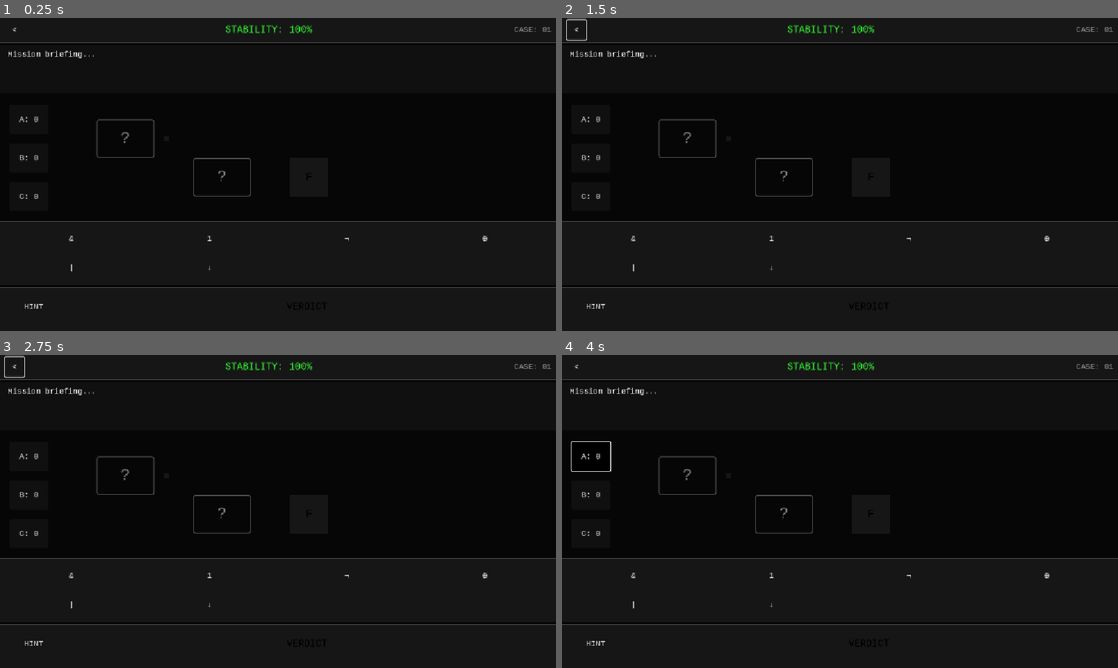
Above: before the commit, frames 1-4 (two rows, left to right).
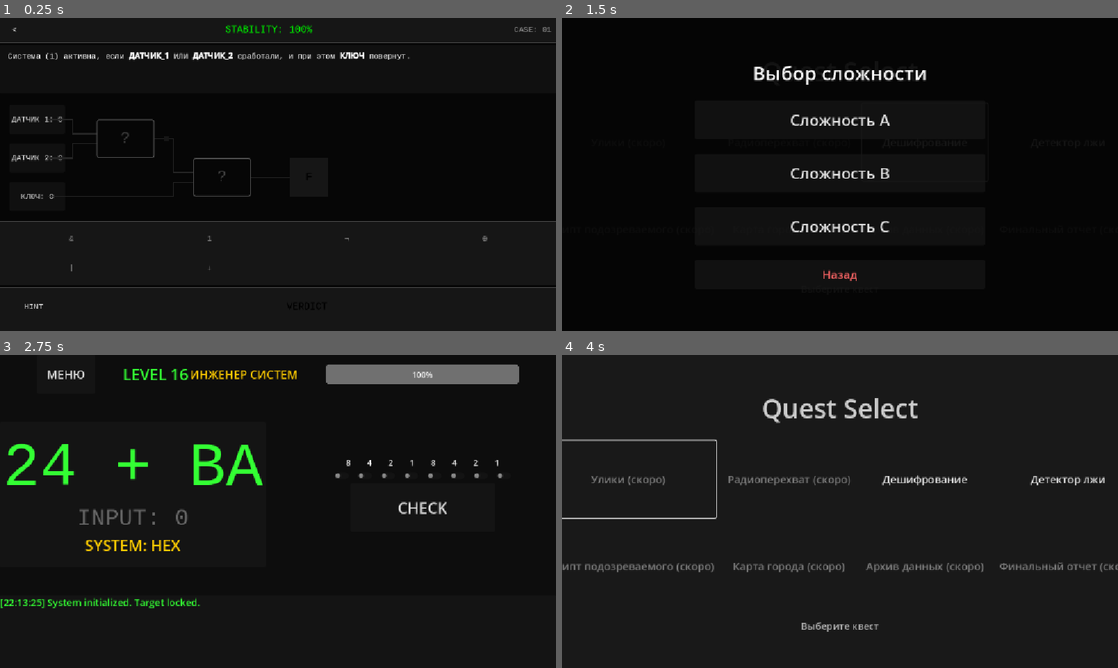
Above: after the commit, the same moments.

Repository: Nurik-dotcom/untmatric
Game: Godot game, scene res://scenes/LogicQuestB.tscn
Same seed, same stepped clock (60 frames per second), same inputs: the game is played once before the commit and once after it. This scene is started directly instead of the project's main scene.
Inputs (mouse positions are in pixels of both pictures, inside the frame that each line leads up to):
- Up to frame 1 (0.25 s): no input
- Up to frame 2 (1.5 s): click "<" at 0.5 s; click (923, 143) at 1.25 s, where only the run after the commit has a clickable "Дешифрование"
- Up to frame 3 (2.75 s): click (278, 511) at 2 s, where only the run after the commit has a clickable "Сложность B"
- Up to frame 4 (4 s): click (628, 373) at 2.75 s, where only the run after the commit has a clickable "МЕНЮ"; click (589, 455) at 3.5 s, where only the run before the commit has a clickable "A: 0"

The runs differ from the first frame. In frame 1, 1.5% of the frame differs, in the area x 1-88%, y 2-81%; in frame 2, 3.3%; in frame 3, 7.4%, in the area x 0-100%, y 0-93%; in frame 4, 5.7%.
Error before the commit: Parse Error: Key "story" was already used in this dictionary (at line 37). (res://scenes/LogicQuestB.gd:51)

Commit message:
Fix syntax error in LogicQuestB.gd
- Corrected malformed dictionary in `CASES` array (case B_03).
- Removed duplicate keys (`story`, `correct_gates`) and consolidated logic.
- Ensured `labels` match the final story text.

Co-authored-by: Nurik-dotcom <84225078+Nurik-dotcom@users.noreply.github.com>

Diff:
--- a/scenes/LogicQuestB.gd
+++ b/scenes/LogicQuestB.gd
@@ -34,26 +34,9 @@
 	{
 		"id": "B_03",
 		"layout": LAYOUT_CASCADE_TOP,
-		"story": "Запуск (1): Нужен [b]КОД_А[/b] и [b]КОД_B[/b], но [b]БЛОКИРОВКА[/b] должна быть снята (0).",
-		"labels": ["КОД А", "КОД B", "БЛОК"],
-		# A and B -> Res. Res and (NOT C)? Wait, we don't have a NOT gate on wire C in layout.
-		# We must use logic gates. "And NOT C" is impossible without a NOT gate or specific logic.
-		# Maybe "Res AND Block" where Block is 0? No, that gives 0.
-		# Maybe we use a specific gate combination?
-		# Or rely on "Blocking is OFF (0)" implies we need a gate that gives 1 when C=0.
-		# Example: (A AND B) ... C. If C=0, we want 1. If C=1, we want 0.
-		# (Res) AND (NOT C) -> If we can't place NOT, maybe we use a gate like...
-		# Actually, let's keep it simple for now or assume NOT is available as a chip.
-		# Case: "Code A XOR Code B" then "OR Key".
-		"correct_gates": [GATE_AND, GATE_XOR], # Just a placeholder logic for now to match story roughly or change story.
-		# Let's change story to fit standard gates:
-		# "Launch if (A and B) are same, OR if C is active."
-		"story": "Запуск (1): Если [b]СИГНАЛ_А[/b] и [b]СИГНАЛ_B[/b] совпадают, ИЛИ если [b]АВАРИЙНЫЙ[/b] тумблер включен.",
-		"labels": ["СИГНАЛ А", "СИГНАЛ B", "АВАРИЯ"],
-		"correct_gates": [GATE_XOR, GATE_NAND], # Same = NOT XOR? Or XNOR? We don't have XNOR.
-		# Let's use simple logic: (A OR B) AND C.
+		"story": "Доступ (1): Достаточно одного из ключей ([b]КЛЮЧ_А[/b] или [b]КЛЮЧ_B[/b]), но [b]РУБИЛЬНИК[/b] должен быть включен.",
+		"labels": ["КЛЮЧ А", "КЛЮЧ B", "РУБИЛЬНИК"],
 		"correct_gates": [GATE_OR, GATE_AND],
-		"story": "Доступ (1): Достаточно одного из ключей ([b]А[/b] или [b]B[/b]), но [b]РУБИЛЬНИК[/b] должен быть включен.",
 		"hint": "Ключи через ИЛИ, результат с рубильником через И."
 	},
 	{
